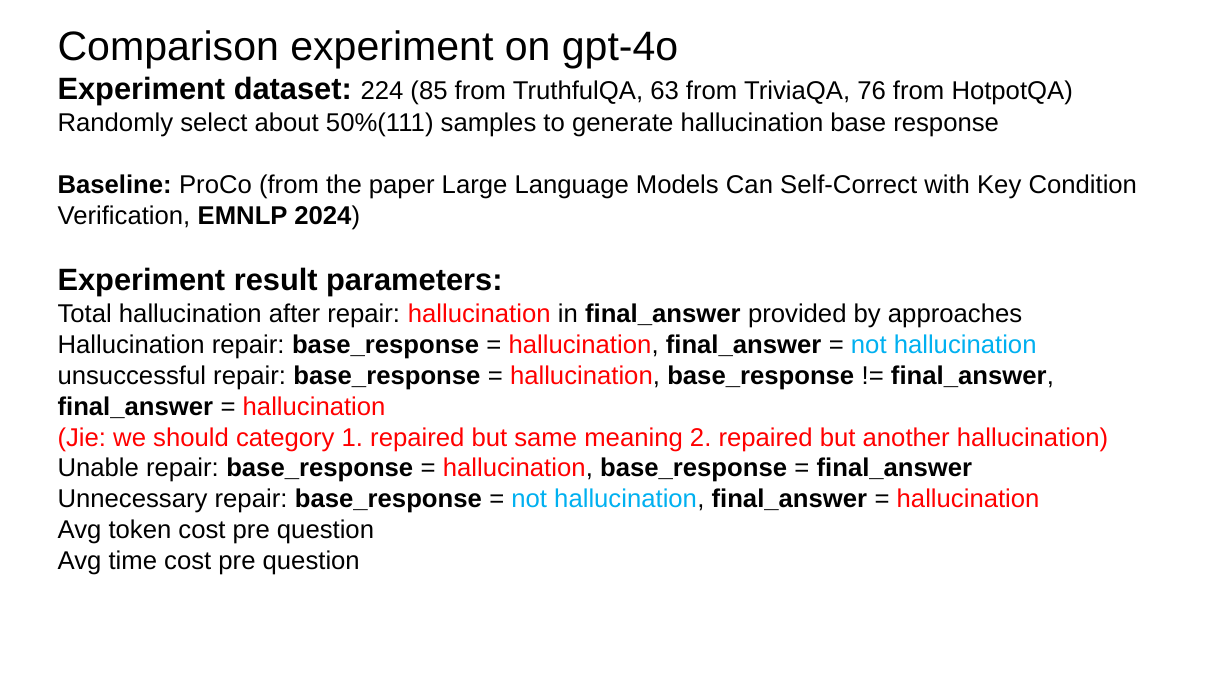
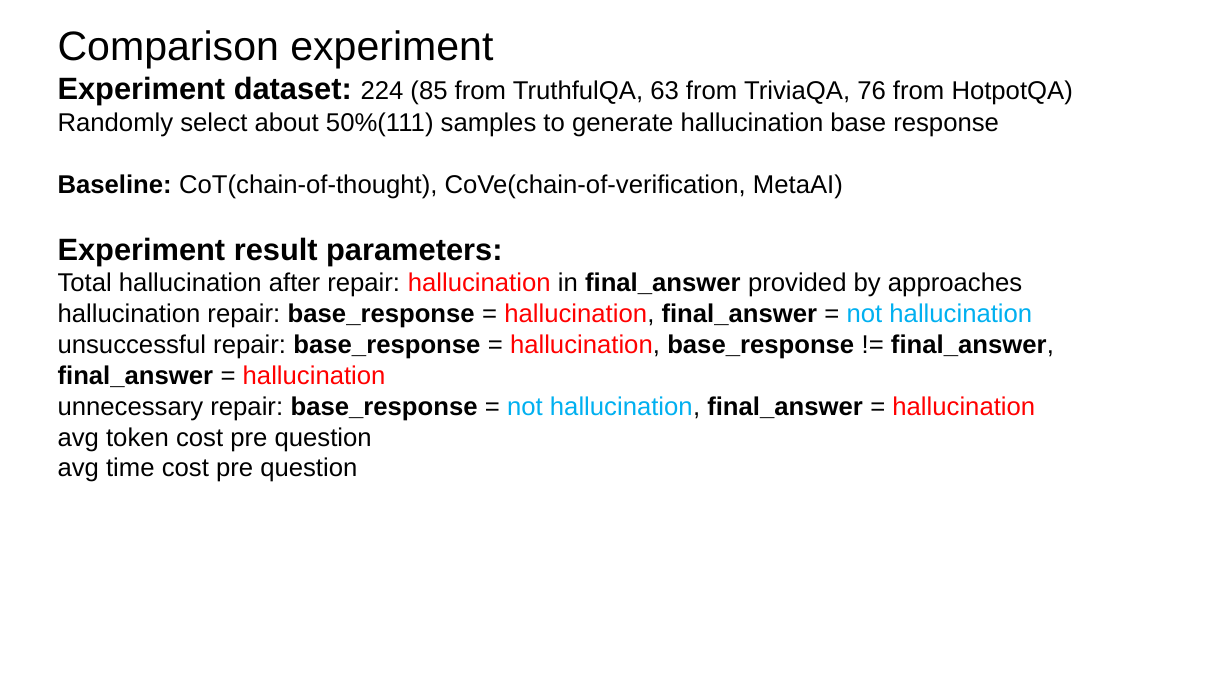
Before and after one commit to zbybr/LLMHalluMiti, a slide deck: slide 3 of slides/20251113.pptx. Drawn at 1232x693 pixels with LibreOffice and Linux fonts; fonts in the diff are those of the drawing. Boxes give left, top, right and bottom in pixels: in the first picture for what was removed or moved away, otherwise in the second. Text is boxed around its words. In the diff, an @@ line names an element or a change of style, - is before the commit and + after.

Commit message:
UPDATE

```diff
--- a/slides/20251113.pptx
+++ b/slides/20251113.pptx
@@ text at [58,30,493,69]: text changed @@
-Comparison experiment on gpt-4o
+Comparison experiment
@@ text at [58,174,843,199]: text changed @@
-Baseline: ProCo (from the paper Large Language Models Can Self-Correct with Key Condition Verification, EMNLP 2024)
+Baseline: CoT(chain-of-thought), CoVe(chain-of-verification, MetaAI)
@@ text at [58,303,1032,328]: text changed @@
-Hallucination repair: base_response = hallucination, final_answer = not hallucination
+hallucination repair: base_response = hallucination, final_answer = not hallucination
@@ text at [58,396,1035,482]: text changed @@
-(Jie: we should category 1. repaired but same meaning 2. repaired but another hallucination)
-Unable repair: base_response = hallucination, base_response = final_answer
-Unnecessary repair: base_response = not hallucination, final_answer = hallucination
-Avg token cost pre question
-Avg time cost pre question
+unnecessary repair: base_response = not hallucination, final_answer = hallucination
+avg token cost pre question
+avg time cost pre question
```
Also in this commit, not shown: 4 other slides changed, 2 slides added.
